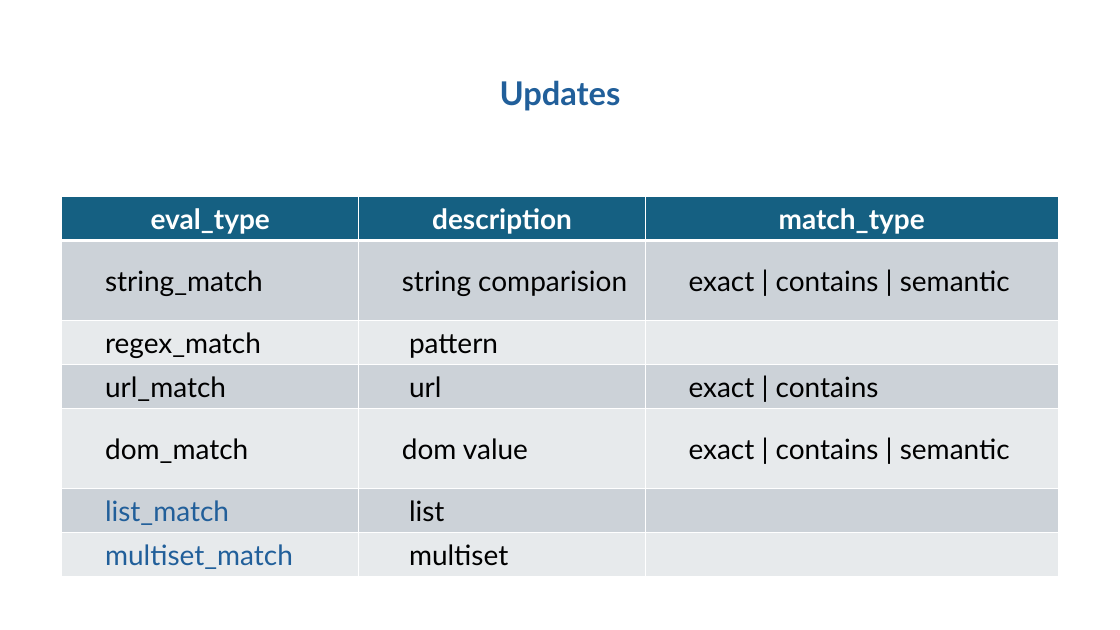
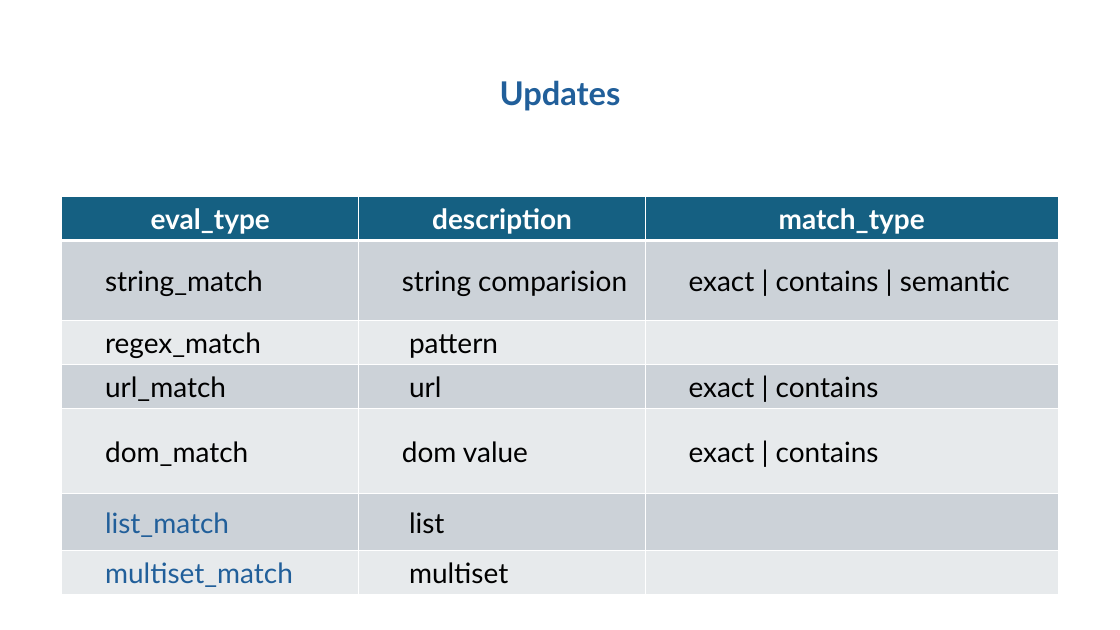
Before and after one commit to nguyennguyen6bk/web-space, a slide deck: slide 13 of Report.pptx (slide 14 before the commit). Drawn at 1120x630 pixels with LibreOffice and Linux fonts; fonts in the diff are those of the drawing. Boxes give left, top, right and bottom in pixels: in the first picture for what was removed or moved away, otherwise in the second. Text is boxed around its words. In the diff, an @@ line names an element or a change of style, - is before the commit and + after.

```diff
--- a/Report.pptx
+++ b/Report.pptx
@@ table at box(62, 197, 1058, 595) @@
-row 5, column 3: exact | contains | semantic
+row 5, column 3: exact | contains
```
Also in this commit, not shown: 2 other slides changed, 32 other files.
